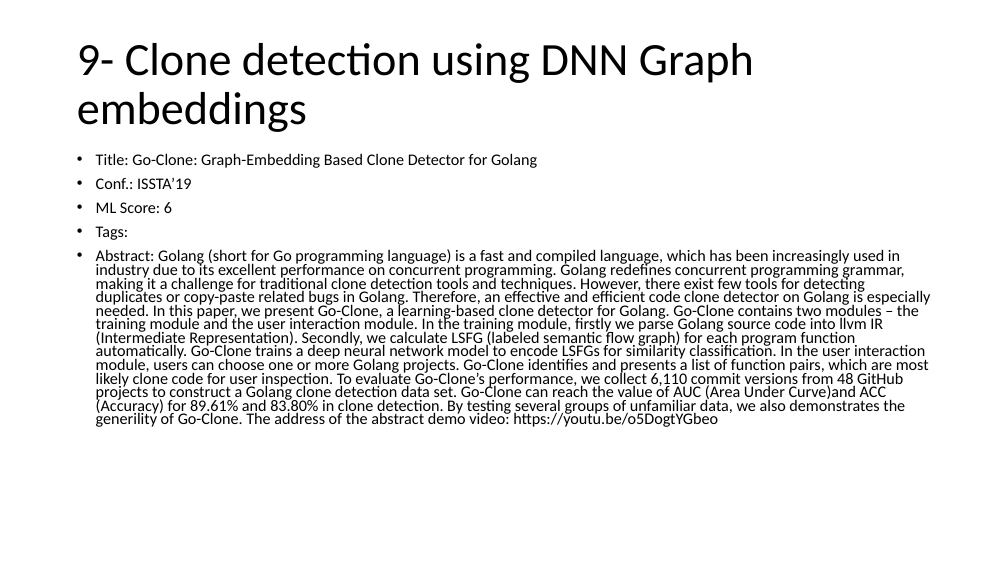
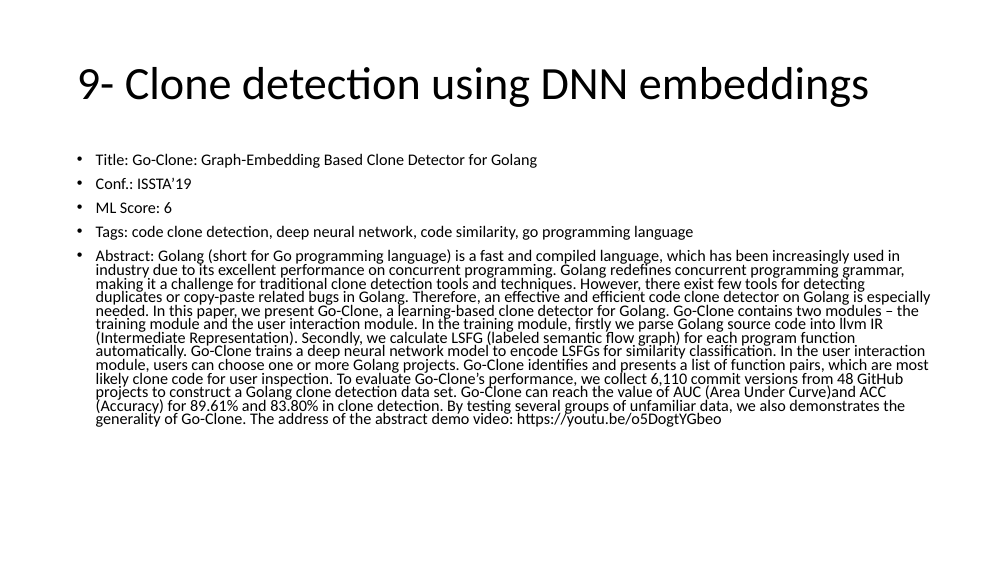
Before and after one commit to AhmadM-DL/SEML, a slide deck: slide 22 of SEML.pptx. Drawn at 1008x567 pixels with LibreOffice and Linux fonts; fonts in the diff are those of the drawing. Boxes give left, top, right and bottom in pixels: in the first picture for what was removed or moved away, otherwise in the second. Text is boxed around its words. In the diff, an @@ line names an element or a change of style, - is before the commit and + after.

```diff
--- a/SEML.pptx
+++ b/SEML.pptx
@@ title at box(77, 67, 869, 107): text changed @@
-9- Clone detection using DNN Graph embeddings
+9- Clone detection using DNN embeddings
@@ text at box(96, 225, 931, 427): text changed @@
-• Tags:
-• Abstract: Golang (short for Go programming language) is a fast and compiled language, which has been increasingly used in industry due to its excellent performance on concurrent programming. Golang redefines concurrent programming grammar, making it a challenge for traditional clone detection tools and techniques. However, there exist few tools for detecting duplicates or copy-paste related bugs in Golang. Therefore, an effective and efficient code clone detector on Golang is especially needed. In this paper, we present Go-Clone, a learning-based clone detector for Golang. Go-Clone contains two modules – the training module and the user interaction module. In the training module, firstly we parse Golang source code into llvm IR (Intermediate Representation). Secondly, we calculate LSFG (labeled semantic flow graph) for each program function automatically. Go-Clone trains a deep neural network model to encode LSFGs for similarity classification. In the user interaction module, users can choose one or more Golang projects. Go-Clone identifies and presents a list of function pairs, which are most likely clone code for user inspection. To evaluate Go-Clone’s performance, we collect 6,110 commit versions from 48 GitHub projects to construct a Golang clone detection data set. Go-Clone can reach the value of AUC (Area Under Curve)and ACC (Accuracy) for 89.61% and 83.80% in clone detection. By testing several groups of unfamiliar data, we also demonstrates the generility of Go-Clone. The address of the abstract demo video: https://youtu.be/o5DogtYGbeo
+• Tags: code clone detection, deep neural network, code similarity, go programming language
+• Abstract: Golang (short for Go programming language) is a fast and compiled language, which has been increasingly used in industry due to its excellent performance on concurrent programming. Golang redefines concurrent programming grammar, making it a challenge for traditional clone detection tools and techniques. However, there exist few tools for detecting duplicates or copy-paste related bugs in Golang. Therefore, an effective and efficient code clone detector on Golang is especially needed. In this paper, we present Go-Clone, a learning-based clone detector for Golang. Go-Clone contains two modules – the training module and the user interaction module. In the training module, firstly we parse Golang source code into llvm IR (Intermediate Representation). Secondly, we calculate LSFG (labeled semantic flow graph) for each program function automatically. Go-Clone trains a deep neural network model to encode LSFGs for similarity classification. In the user interaction module, users can choose one or more Golang projects. Go-Clone identifies and presents a list of function pairs, which are most likely clone code for user inspection. To evaluate Go-Clone’s performance, we collect 6,110 commit versions from 48 GitHub projects to construct a Golang clone detection data set. Go-Clone can reach the value of AUC (Area Under Curve)and ACC (Accuracy) for 89.61% and 83.80% in clone detection. By testing several groups of unfamiliar data, we also demonstrates the generality of Go-Clone. The address of the abstract demo video: https://youtu.be/o5DogtYGbeo
```
Also in this commit, not shown: 2 slides added.
